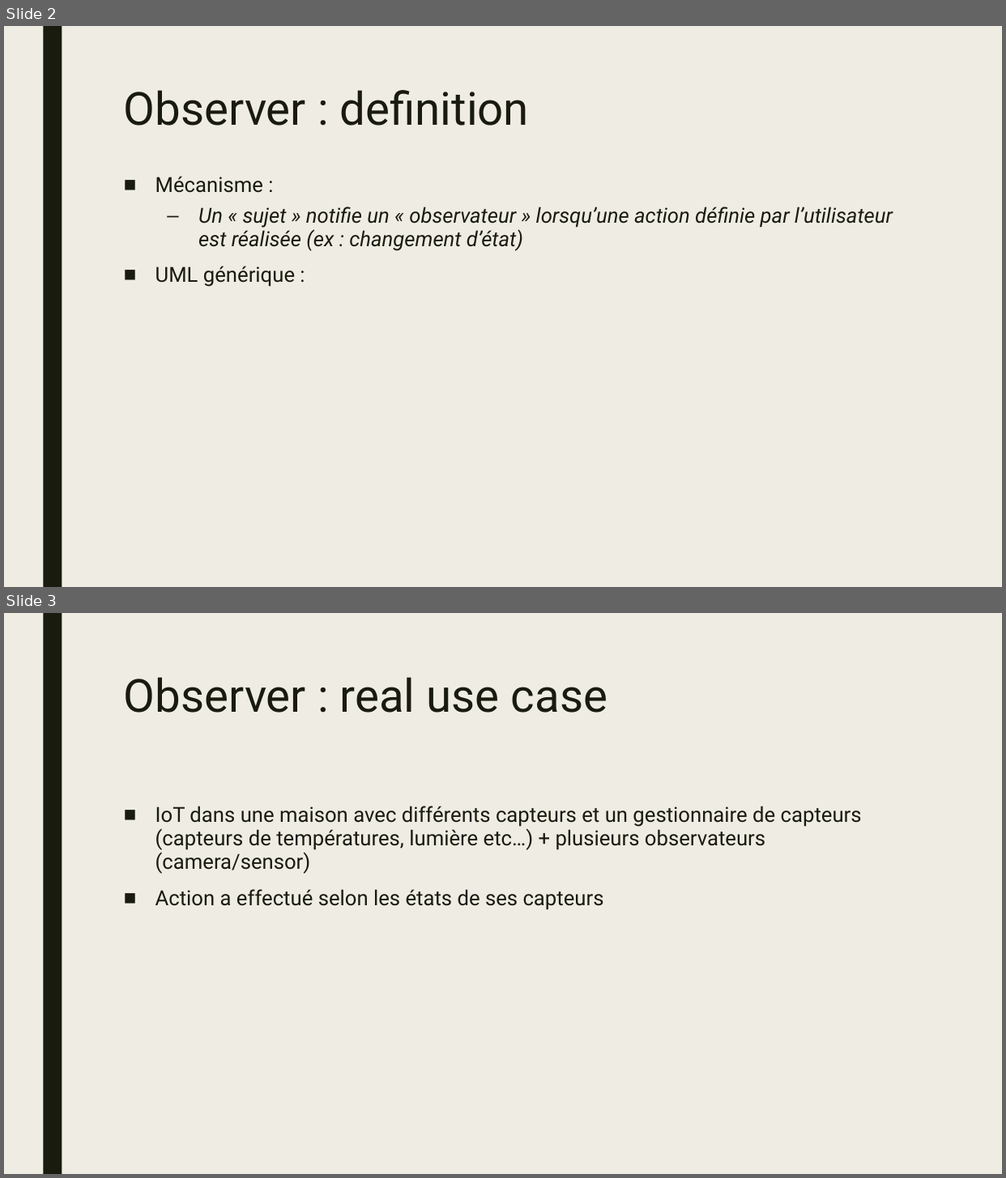
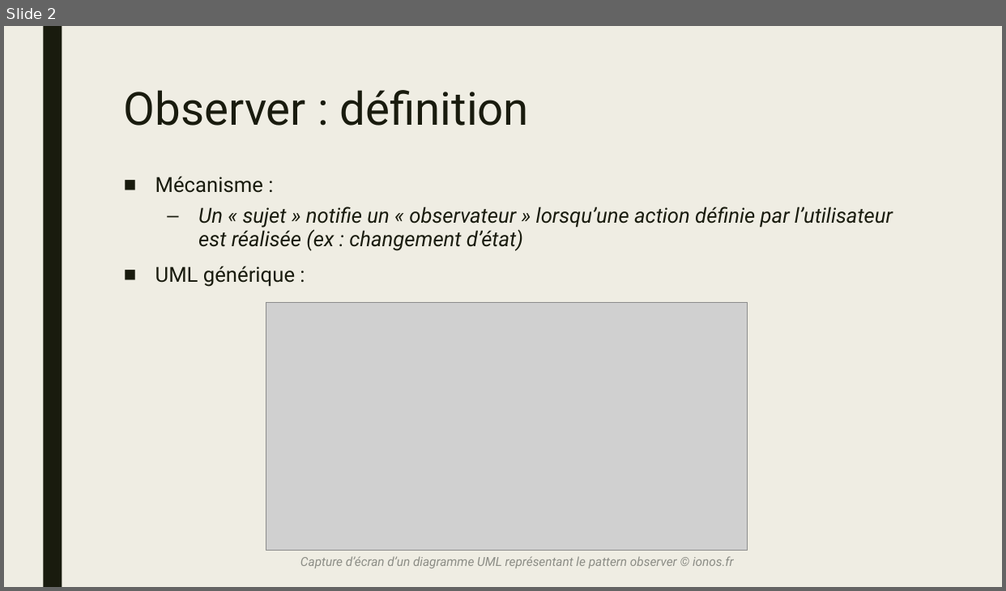
Before and after one commit to klagrassa/observer_dp, a slide deck: presentation.pptx. Shown one above the other, each under a label of ours: slides 2 and 3 before the commit, slide 2 after it. The pictures are 1006x1178 and 1006x591 pixels, drawn with LibreOffice and Linux fonts; fonts in the diff are those of the drawing; grey boxes stand for pictures. Boxes give left, top, right and bottom in pixels: in the first picture for what was removed or moved away, otherwise in the second. Text is boxed around its words. In the diff, an @@ line names an element or a change of style, - is before the commit and + after.

```diff
--- a/presentation.pptx
+++ b/presentation.pptx
@@ slide 3 removed at [4,613,1002,1174], background #EFEDE3; not listed: 1 template element that a slide beside it also shows @@
@@ title removed at [124,677,607,713] @@
-Observer : real use case
@@ text removed at [155,806,862,910] @@
-■ IoT dans une maison avec différents capteurs et un gestionnaire de capteurs (capteurs de températures, lumière etc…) + plusieurs observateurs (camera/sensor)
-■ Action a effectué selon les états de ses capteurs
@@ slide 2 changed as well @@
@@ title at [124,90,529,126]: text changed @@
-Observer : definition
+Observer : définition
@@ picture added at [266,303,748,551] @@
@@ text added at [300,557,734,569], 12 pt, text #8C8D86, italic @@
+Capture d’écran d’un diagramme UML représentant le pattern observer © ionos.fr
```
Also in this commit, not shown: 3 other slides changed, 2 slides added, 13 other files.
